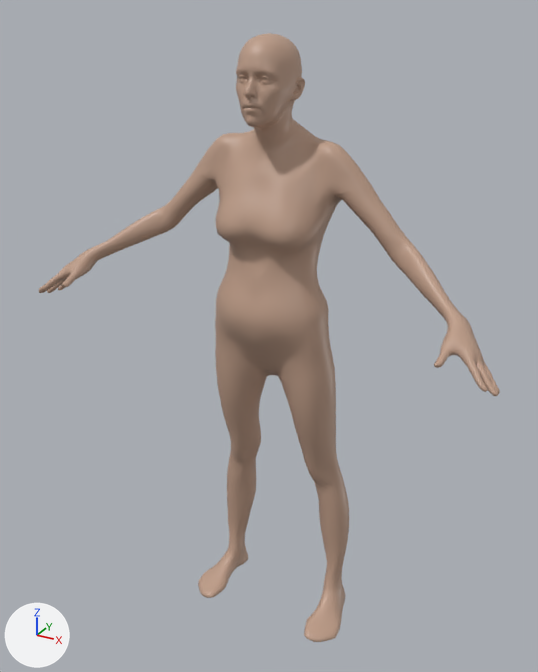
Renders of the glTF model web/public/models/body_female.glb from each side of a commit.
Rendered twice from a 50 mm lens placed at (0.906, -1.687, 1.772), pointed at (0.009, -0.056, 0.956). Every picture has the same lights, and +X, +Y and +Z are marked at lower left. The first picture is the older version.

Objects in the first picture: 'body'.
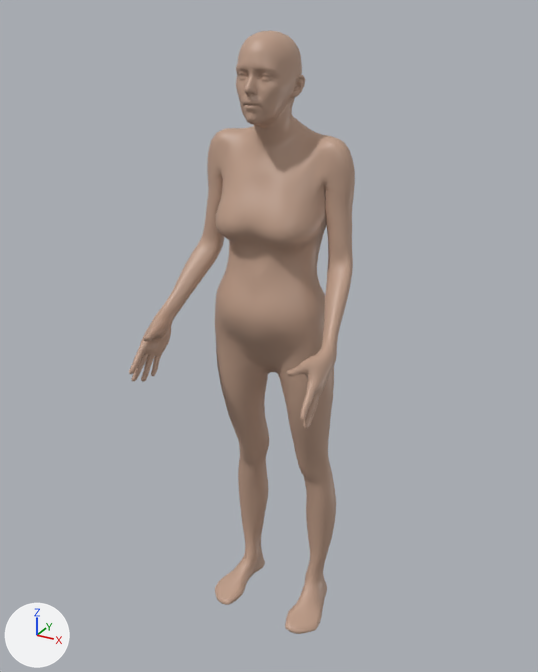
The newer file adds an action. The first version stands in its rest pose; the second is drawn at frame 1 of the action 'relaxed'.

What differs and where, as boxes [x1, y1, x2, y2] in the pictures (538 x 672 px):
```json
{"object": "body", "change": "posed", "before": [38, 33, 500, 642], "after": [129, 30, 355, 634], "on screen": "51% narrower"}
{"bone": "l_upleg", "before": "(301, 349) to (316, 333)", "after": "(301, 347) to (317, 331)"}
{"bone": "l_talocrural", "before": "(333, 584) to (337, 576)", "after": "(315, 576) to (319, 569)"}
{"bone": "r_upleg", "before": "(249, 338) to (229, 354)", "after": "(249, 336) to (229, 352)"}
{"bone": "r_talocrural", "before": "(237, 548) to (231, 555)", "after": "(253, 554) to (248, 561)"}
{"bone": "r_uparm", "before": "(224, 149) to (241, 155)", "after": "(223, 147) to (244, 148)"}
{"bone": "r_lowarm", "before": "(171, 213) to (178, 222)", "after": "(213, 241) to (226, 253)"}
{"bone": "l_uparm", "before": "(346, 161) to (344, 156)", "after": "(346, 158) to (347, 159)"}
{"bone": "l_lowarm", "before": "(405, 247) to (398, 236)", "after": "(345, 262) to (349, 252)"}
```

Scene script edits in JSON lines:
```json
{"block": "bone_l_upleg", "where": "bone_l_upleg = bpy.data.objects['Armature'].pose.bones['l_upleg']  # child of 'root'"}
{"op": "set", "path": "bone_l_upleg.rotation_quaternion", "old": "(1.0, 0.0, 0.0, 0.0)", "new": "(0.999, 0.003, 0.039, 0.001)", "note": "degrees (0, 0, 0) -> degrees (0, 4, 0)"}
{"block": "bone_l_talocrural", "where": "bone_l_talocrural = bpy.data.objects['Armature'].pose.bones['l_talocrural']  # child of 'l_foot'"}
{"op": "set", "path": "bone_l_talocrural.rotation_quaternion", "old": "(1.0, 0.0, 0.0, 0.0)", "new": "(0.999, -0.004, -0.039, -0.001)", "note": "degrees (0, 0, 0) -> degrees (0, -4, 0)"}
{"block": "bone_r_upleg", "where": "bone_r_upleg = bpy.data.objects['Armature'].pose.bones['r_upleg']  # child of 'root'"}
{"op": "set", "path": "bone_r_upleg.rotation_quaternion", "old": "(1.0, 0.0, 0.0, 0.0)", "new": "(0.999, 0.003, 0.039, 0.001)", "note": "degrees (0, 0, 0) -> degrees (0, 4, 0)"}
{"block": "bone_r_talocrural", "where": "bone_r_talocrural = bpy.data.objects['Armature'].pose.bones['r_talocrural']  # child of 'r_foot'"}
{"op": "set", "path": "bone_r_talocrural.rotation_quaternion", "old": "(1.0, 0.0, 0.0, 0.0)", "new": "(0.999, -0.004, -0.039, -0.001)", "note": "degrees (0, 0, 0) -> degrees (0, -4, 0)"}
{"block": "bone_r_uparm", "where": "bone_r_uparm = bpy.data.objects['Armature'].pose.bones['r_uparm']  # child of 'r_clavicle'"}
{"op": "set", "path": "bone_r_uparm.rotation_quaternion", "old": "(1.0, 0.0, 0.0, 0.0)", "new": "(0.948, -0.031, -0.297, -0.113)", "note": "degrees (0, 0, 0) -> degrees (1, -35, -14)"}
{"block": "bone_r_lowarm", "where": "bone_r_lowarm = bpy.data.objects['Armature'].pose.bones['r_lowarm']  # child of 'r_uparm'"}
{"op": "set", "path": "bone_r_lowarm.rotation_quaternion", "old": "(1.0, 0.0, 0.0, 0.0)", "new": "(0.993, -0.072, -0.086, 0.032)", "note": "degrees (0, 0, 0) -> degrees (-9, -10, 4)"}
{"block": "bone_l_uparm", "where": "bone_l_uparm = bpy.data.objects['Armature'].pose.bones['l_uparm']  # child of 'l_clavicle'"}
{"op": "set", "path": "bone_l_uparm.rotation_quaternion", "old": "(1.0, 0.0, 0.0, 0.0)", "new": "(0.948, -0.031, -0.297, -0.113)", "note": "degrees (0, 0, 0) -> degrees (1, -35, -14)"}
{"block": "bone_l_lowarm", "where": "bone_l_lowarm = bpy.data.objects['Armature'].pose.bones['l_lowarm']  # child of 'l_uparm'"}
{"op": "set", "path": "bone_l_lowarm.rotation_quaternion", "old": "(1.0, 0.0, 0.0, 0.0)", "new": "(0.993, -0.072, -0.086, 0.032)", "note": "degrees (0, 0, 0) -> degrees (-9, -10, 4)"}
```
